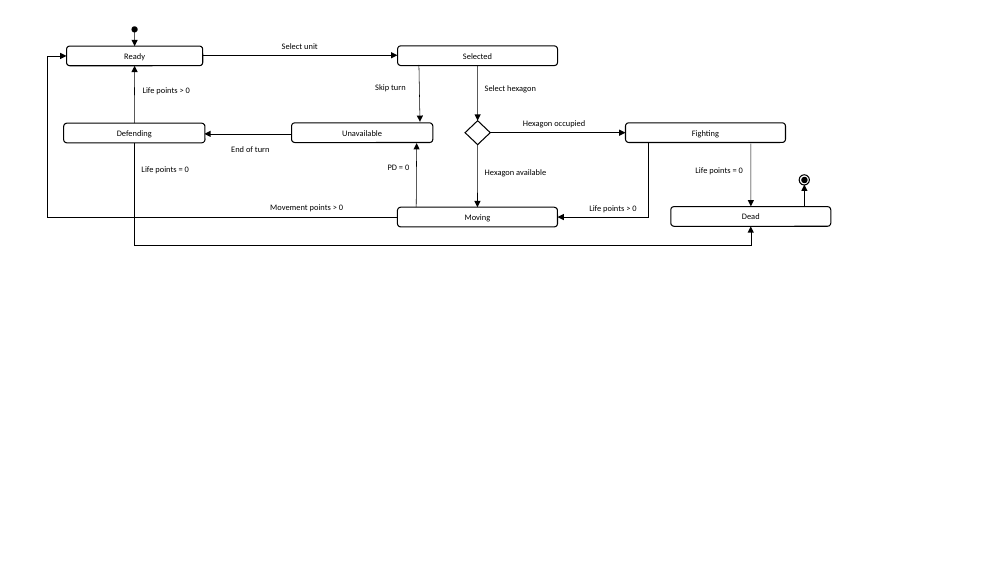
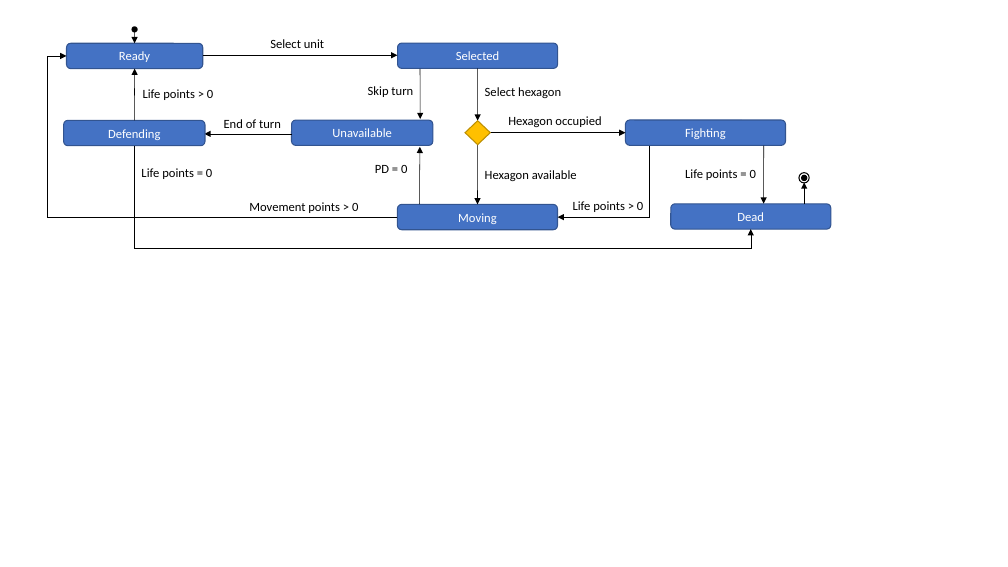
Before and after one commit to SuperValou/BedBihan, a slide deck: slide 1 of report/modelisation/figure/unit_lifecycle.pptx. Drawn at 1008x567 pixels with LibreOffice and Linux fonts; fonts in the diff are those of the drawing. Boxes give left, top, right and bottom in pixels: in the first picture for what was removed or moved away, otherwise in the second. Text is boxed around its words. In the diff, an @@ line names an element or a change of style, - is before the commit and + after.

```diff
--- a/report/modelisation/figure/unit_lifecycle.pptx
+++ b/report/modelisation/figure/unit_lifecycle.pptx
@@ double arrow moved from (135, 29) - (135, 46) to (135, 29) - (135, 43) @@
@@ arrow moved from (135, 123) - (135, 66) to (135, 120) - (135, 69) @@
@@ arrow moved from (419, 65) - (420, 122) to (420, 69) - (420, 119) @@
@@ size 8 to 12 pt in 12 elements at (485,170,577,181), (368,86,413,97), (143,89,213,100), (141,168,212,179), (375,165,407,173), (508,116,601,127), (270,39,324,48), (573,201,643,212), (685,169,756,180), (224,119,281,128), (249,202,358,213), (485,87,561,98) @@
@@ text "End of turn": place and size @@
-text "End of turn" at (231,146,270,152)
+text "End of turn" at (224,119,281,128)
@@ elbow arrow moved from (135, 143) - (751, 226) to (135, 146) - (751, 229) @@
@@ arrow moved from (417, 207) - (417, 143) to (420, 204) - (420, 147) @@
@@ diamond at (465,121,490,145): fill none to #FFC000; outline #000000 1 pt to #BD8E00 1 pt @@
@@ arrow moved from (478, 144) - (478, 207) to (478, 144) - (478, 204) @@
@@ elbow arrow (650, 145) - (557, 217): route changed @@
@@ rounded rectangle "Fighting": place and size @@
-rounded rectangle "Fighting" at (625,123,786,142)
+rounded rectangle "Fighting" at (625,120,786,146)
@@ arrow moved from (751, 144) - (751, 206) to (764, 146) - (764, 203) @@
@@ text "Movement points > 0": place and size @@
-text "Movement points > 0" at (270,204,343,212)
+text "Movement points > 0" at (249,202,358,213)
@@ size 8 to 12 pt, text colour #000000 to #FFFFFF; fill #FFFFFF to #4472C4; outline #000000 1 pt to #325491 1 pt in 7 elements at (398,43,558,69), (398,204,558,230), (292,120,433,146), (64,120,205,146), (67,43,203,69), (625,120,786,146), (671,204,831,230) @@
@@ rounded rectangle "Dead": place and size @@
-rounded rectangle "Dead" at (671,206,831,226)
+rounded rectangle "Dead" at (671,204,831,230)
```
Also in this commit, not shown: 16 other files.
